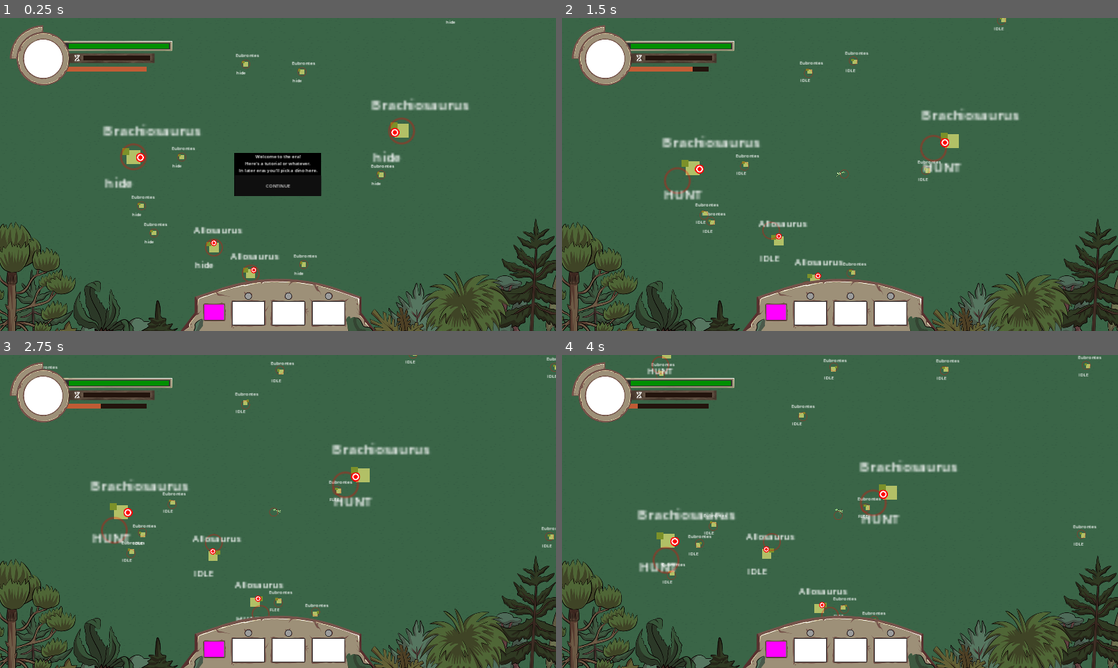
Above: before the commit, frames 1-4 (two rows, left to right).
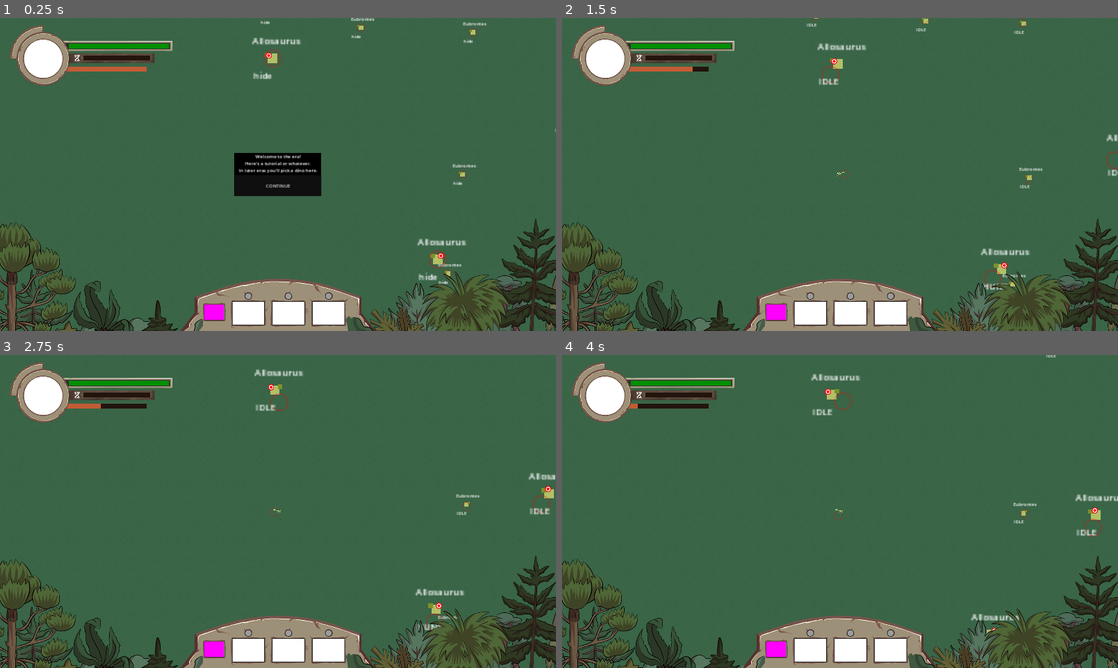
Above: after the commit, the same moments.

Repository: Enneagon/GodotGameJam2024
Game: Godot game, scene res://Scenes/level2.tscn
Two runs of this game, one before a commit and one after it. Both use one fixed random seed, a clock stepped at 60 frames per second and the inputs below. This scene is started directly instead of the project's main scene.
Inputs (mouse positions are in pixels of both pictures, inside the frame that each line leads up to):
- Up to frame 1 (0.25 s): no input
- Up to frame 2 (1.5 s): click "CONTINUE" at 0.5 s; move the mouse to (962, 158) at 1.27 s; hold D (move_right) from 1.28 s (still down); hold Shift (sprint) from 1.28 s (still down)
- Up to frame 3 (2.75 s): move the mouse to (166, 527) at 2.02 s; release D (move_right) at 2.03 s; release Shift (sprint) at 2.03 s; hold Down (move_down) from 2.03 s (still down); tap Shift (sprint) at 2.1 s
- Up to frame 4 (4 s): move the mouse to (895, 442) at 2.77 s; release Down (move_down) at 2.78 s; hold D (move_right) 2.78-3.53 s; hold Shift (sprint) 2.78-3.53 s; move the mouse to (812, 574) at 3.52 s; hold W (move_up) from 3.53 s (still down); tap Shift (sprint) at 3.6 s

The runs differ from the first frame. In frame 1, 3.6% of the frame differs, in the area x 18-100%, y 0-86%; in frame 2, 3.5%; in frame 3, 3.8%, in the area x 7-100%, y 0-88%; in frame 4, 3.8%.

Commit message:
Update level2.tscn

Diff:
--- a/Scenes/level2.tscn
+++ b/Scenes/level2.tscn
@@ -47,8 +47,8 @@
 [node name="Player" parent="." instance=ExtResource("3_hyk5w")]
 
 [node name="DinoManager" parent="." instance=ExtResource("4_pa8jv")]
-worldWidth = 2880.0
-worldHeight = 1660.0
+worldWidth = 4000.0
+worldHeight = 2400.0
 smallDinosAvailable = Array[PackedScene]([ExtResource("5_ja0tm")])
 mediumDinosAvailable = Array[PackedScene]([ExtResource("6_n53sd")])
 largeDinosAvailable = Array[PackedScene]([ExtResource("7_g0a0a")])
Not shown: 1 places in Scenes/level2.tscn that only renumber resources
